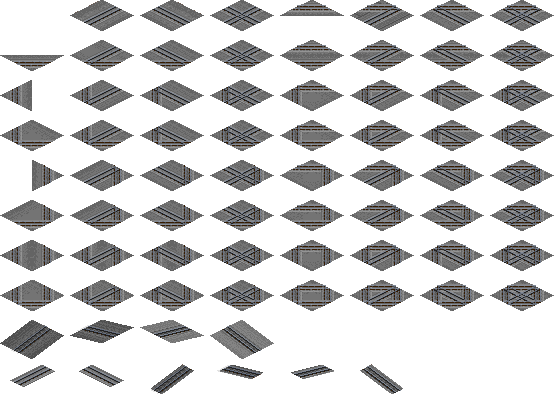
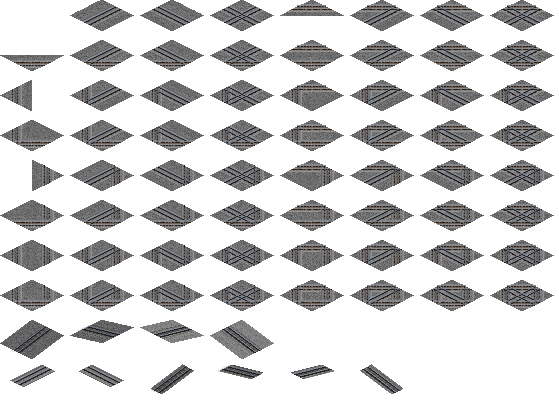
Revision of a layered 559 × 400 image; what changed, layer by layer:
showed "rail_b_shin_conc_full" over (0, 0, 554, 359)
hid "rail_b_shin_slab_full" over (0, 0, 554, 359)
painted on "ballast_shin_jp_slab" over (44, 325, 368, 367)
hid "slabs_jp_shin" over (0, 0, 554, 389)
showed "ballast_jp_shin" over (0, 0, 554, 389)
